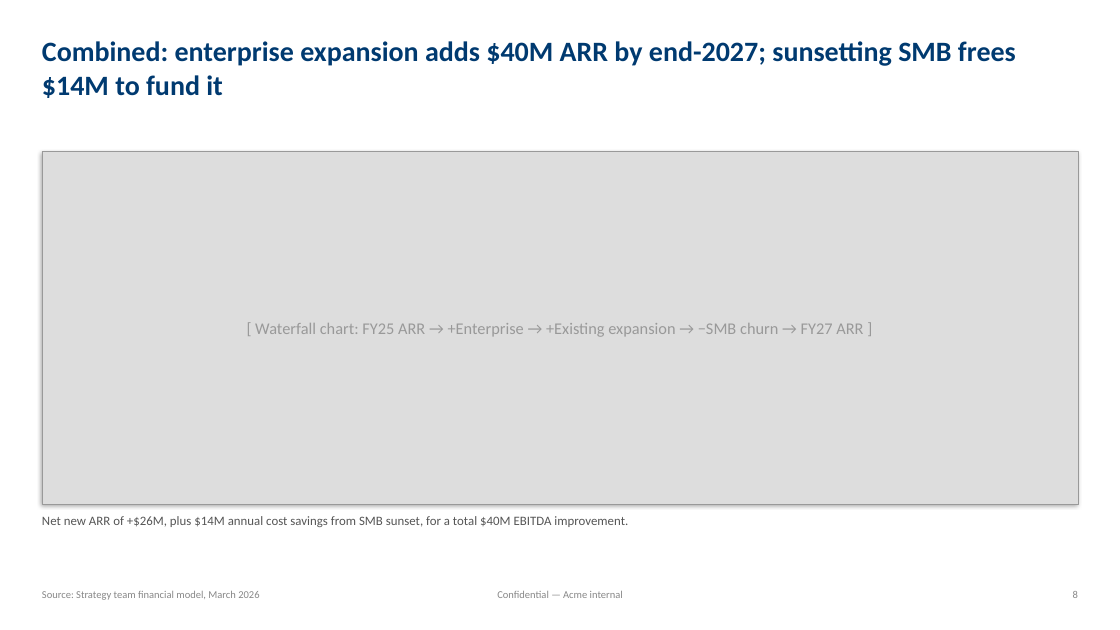
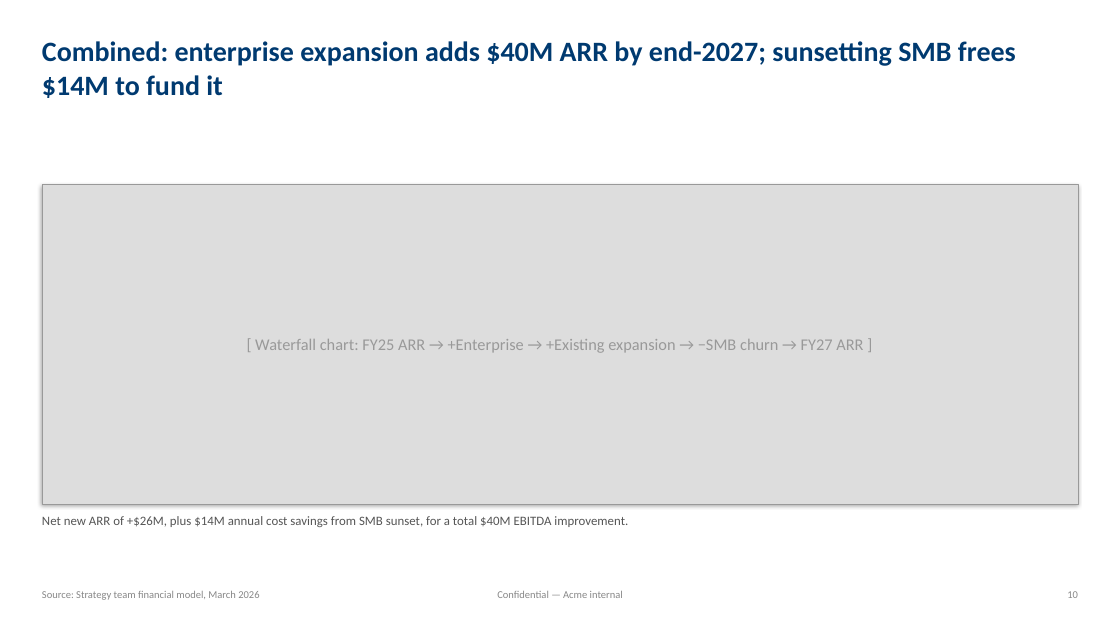
Before and after one commit to alextimmer/claude-skills, a slide deck: slide 11 of plugins/mbb-deck-plugin/skills/mbb-deck/assets/example_deck.pptx (slide 9 before the commit). Drawn at 1120x630 pixels with LibreOffice and Linux fonts; fonts in the diff are those of the drawing. Boxes give left, top, right and bottom in pixels: in the first picture for what was removed or moved away, otherwise in the second. Text is boxed around its words. In the diff, an @@ line names an element or a change of style, - is before the commit and + after.

```diff
--- a/plugins/mbb-deck-plugin/skills/mbb-deck/assets/example_deck.pptx
+++ b/plugins/mbb-deck-plugin/skills/mbb-deck/assets/example_deck.pptx
@@ text "[ Waterfall chart: FY25 ARR ..." moved from (x1=255, y1=323, x2=863, y2=337) to (x1=255, y1=339, x2=863, y2=353) @@
@@ rectangle resized from (x1=42, y1=151, x2=1078, y2=504) to (x1=42, y1=185, x2=1078, y2=504) @@
@@ text at (x1=1067, y1=591, x2=1078, y2=598): text changed @@
-8
+10
```
Also in this commit, not shown: 9 other slides changed, 3 slides added, 37 other files.
